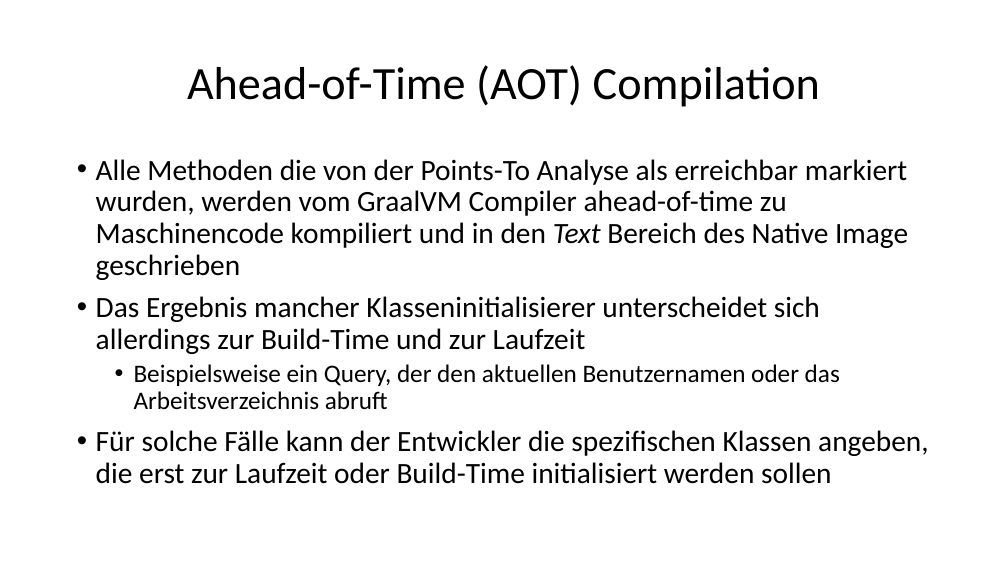
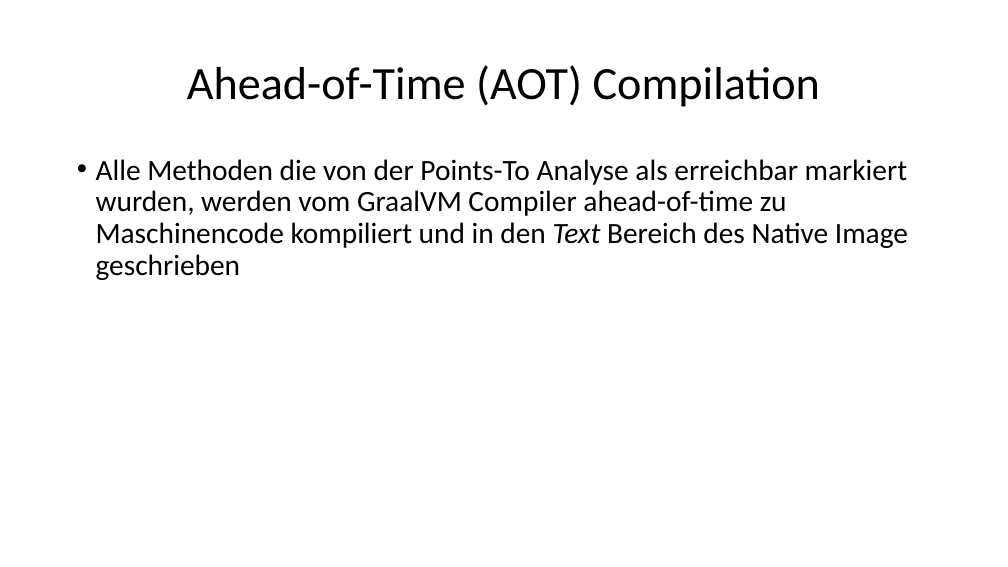
Before and after one commit to ErikSimonsen/Seminar_GraalVM_NativeImage, a slide deck: slide 16 of Seminar-GraalVM-NativeImage.pptx (slide 15 before the commit). Drawn at 1008x567 pixels with LibreOffice and Linux fonts; fonts in the diff are those of the drawing. Boxes give left, top, right and bottom in pixels: in the first picture for what was removed or moved away, otherwise in the second. Text is boxed around its words. In the diff, an @@ line names an element or a change of style, - is before the commit and + after.

```diff
--- a/Seminar-GraalVM-NativeImage.pptx
+++ b/Seminar-GraalVM-NativeImage.pptx
@@ text at (96,296,928,484): paragraphs removed @@
-• Das Ergebnis mancher Klasseninitialisierer unterscheidet sich allerdings zur Build-Time und zur Laufzeit
-  • Beispielsweise ein Query, der den aktuellen Benutzernamen oder das Arbeitsverzeichnis abruft
-• Für solche Fälle kann der Entwickler die spezifischen Klassen angeben, die erst zur Laufzeit oder Build-Time initialisiert werden sollen
```
Also in this commit, not shown: 17 other slides changed, 1 slide added, 1 other file.
